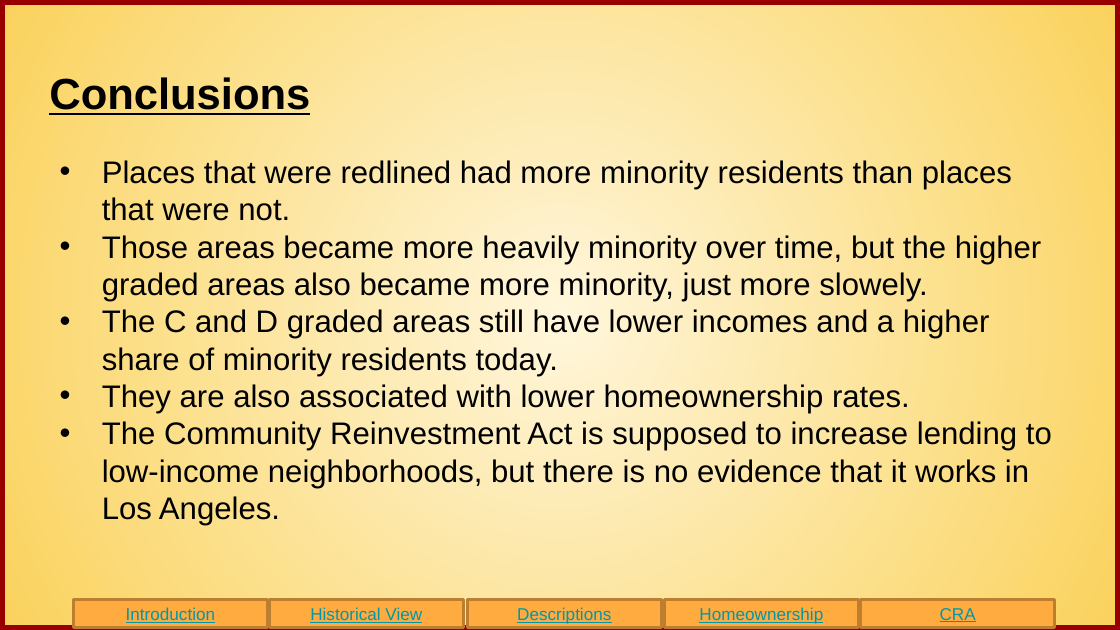
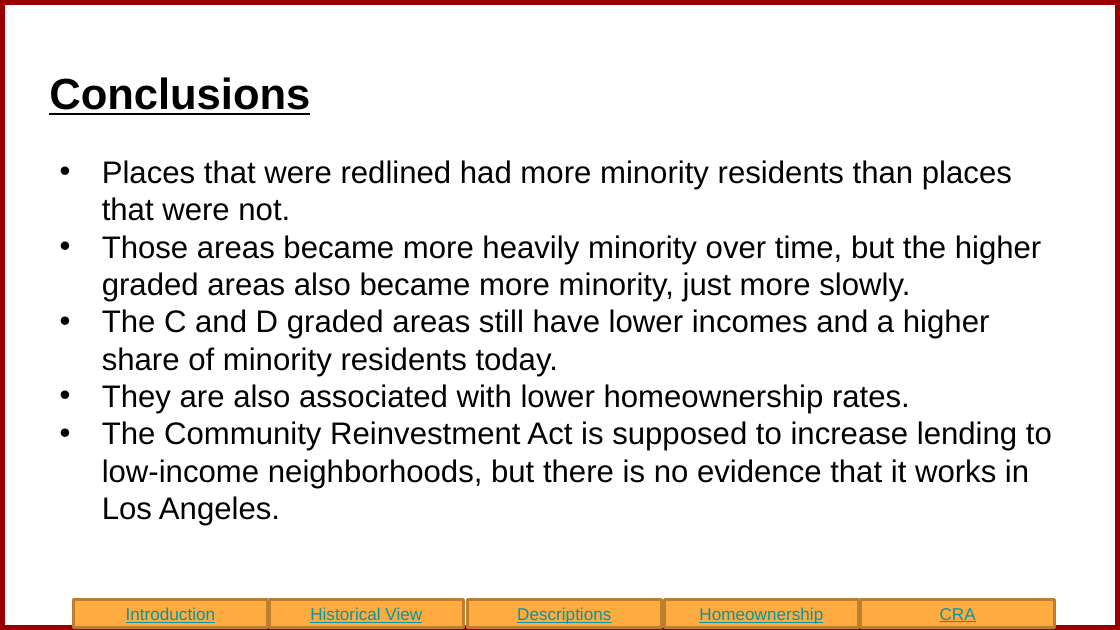
Before and after one commit to pmannino5/LA_Redlining_CRA, a slide deck: slide 17 of The Effects of Redlining Presentation.pptx. Drawn at 1120x630 pixels with LibreOffice and Linux fonts; fonts in the diff are those of the drawing. Boxes give left, top, right and bottom in pixels: in the first picture for what was removed or moved away, otherwise in the second. Text is boxed around its words. In the diff, an @@ line names an element or a change of style, - is before the commit and + after.

```diff
--- a/The Effects of Redlining Presentation.pptx
+++ b/The Effects of Redlining Presentation.pptx
@@ background gradient #FFF6DB to #FAD25C to #FFFFFF @@
@@ text at (102, 235, 1042, 301): text changed @@
-• Those areas became more heavily minority over time, but the higher graded areas also became more minority, just more slowely.
+• Those areas became more heavily minority over time, but the higher graded areas also became more minority, just more slowly.
```
Also in this commit, not shown: 15 other slides changed.
